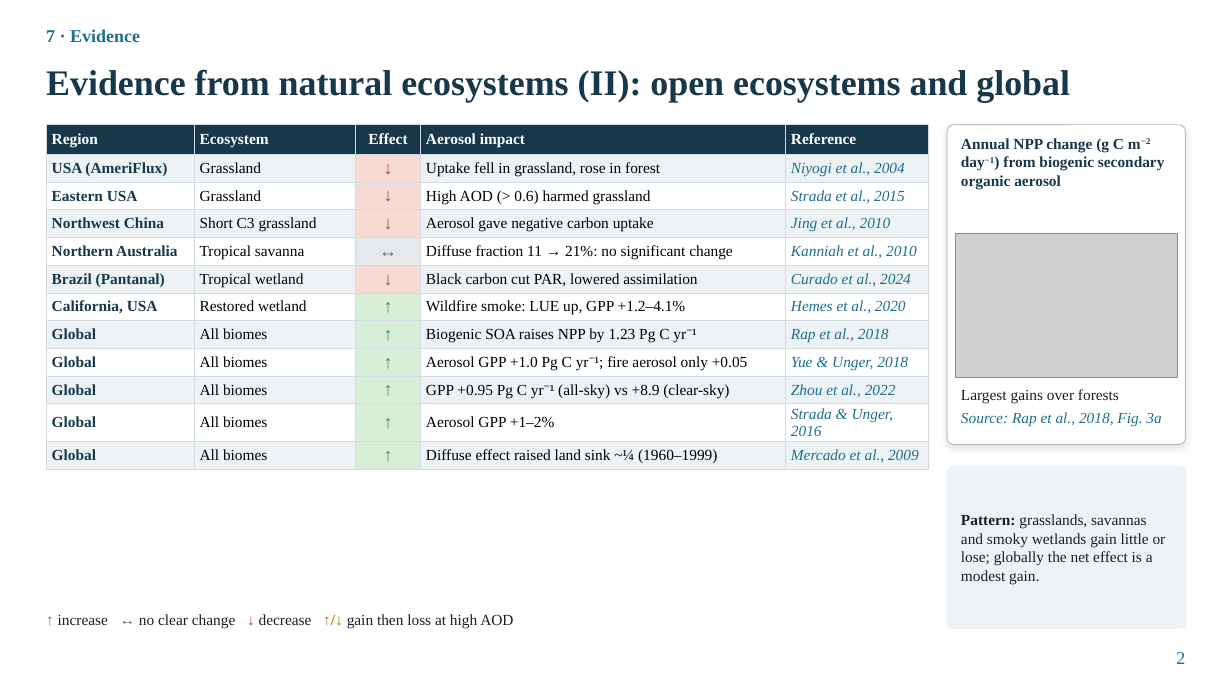
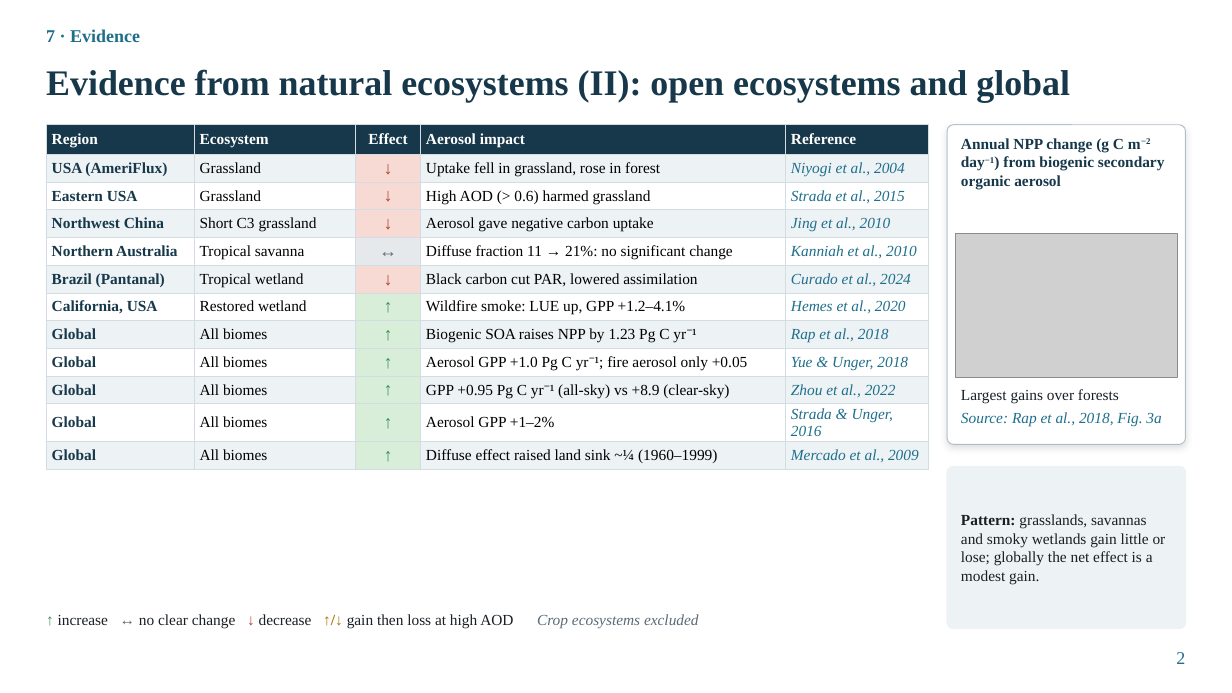
Before and after one commit to animesh270799-ctrl/meta, a slide deck: slide 2 of seminar/Natural_ecosystem_evidence_2_slides.pptx. Drawn at 1232x693 pixels with LibreOffice and Linux fonts; fonts in the diff are those of the drawing; grey boxes stand for pictures. Boxes give left, top, right and bottom in pixels: in the first picture for what was removed or moved away, otherwise in the second. Text is boxed around its words. In the diff, an @@ line names an element or a change of style, - is before the commit and + after.

```diff
--- a/seminar/Natural_ecosystem_evidence_2_slides.pptx
+++ b/seminar/Natural_ecosystem_evidence_2_slides.pptx
@@ text at [58,614,699,628]: text changed @@
-↑ increase ↔ no clear change ↓ decrease ↑/↓ gain then loss at high AOD
+↑ increase ↔ no clear change ↓ decrease ↑/↓ gain then loss at high AOD Crop ecosystems excluded
```
Also in this commit, not shown: 1 other slide changed.
